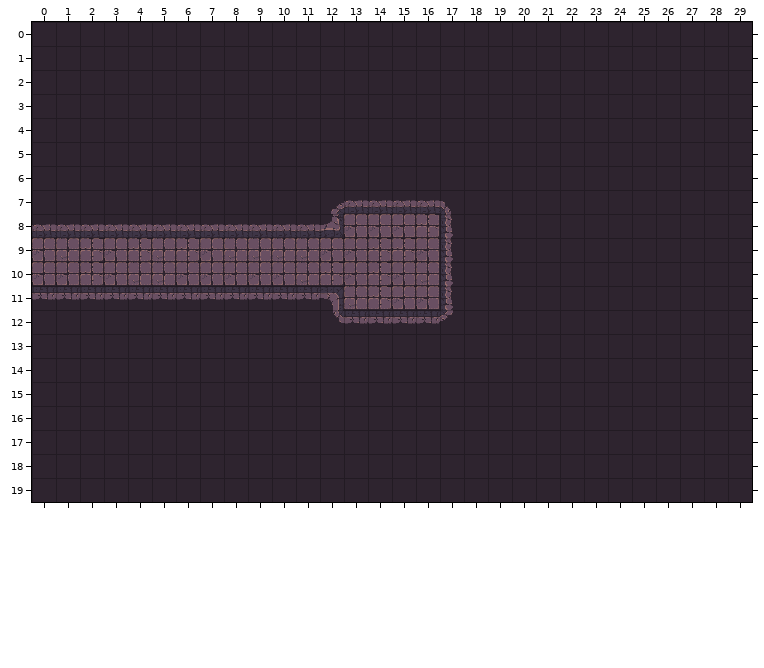
An edit to a level. Tiled map, assets/maps/Dungeon/Hall/MapxxxL.tmx. Above is the file before it was changed.
Cells are 32x32 px. Shown: x 0..29, y 0..19.
And afterwards:
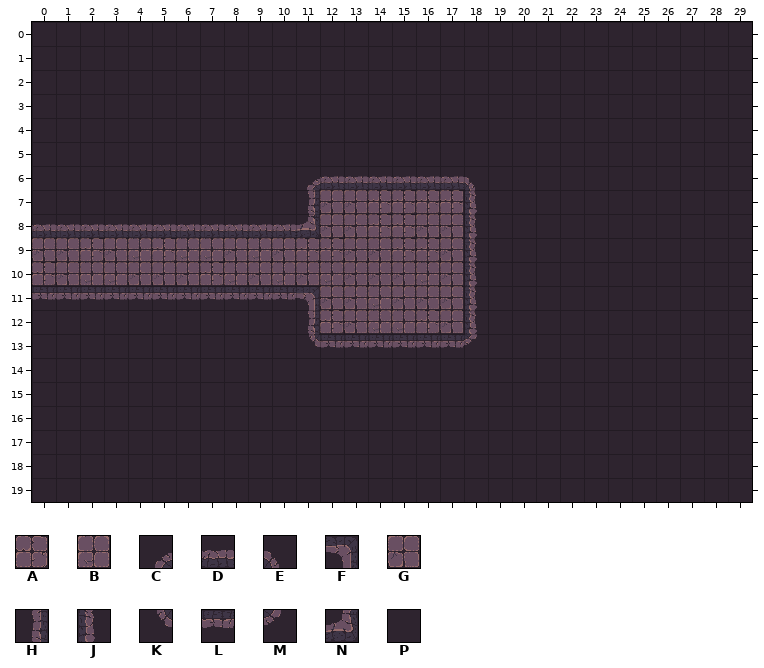
Key: from "Dungeon Crawler Tileset": A 0, B 1, C 2, D 3, E 4, F 8, G 10, H 12, J 14, K 22, L 23, M 24, N 38, P 57.
_ is an empty cell.
Tiles replaced or removed in this view: A, B, C, D, E, F, G, J, K, L, M, N, P.
Changes in this commit:
Changed rows in their new state; . is an unchanged cell.
Layer "Tile layer 1":
first column x 0:
 6 ...........CDDDDDDE
 7 ...........HGGAAAAJ
 8 ...........NG.AAGGJ
 9 .G..BABBG.GAA.G.AGJ
10 A.BBGG.AB.BGB.G..GJ
11 ...........FGGB..GJ
12 ...........HAGBBAGJ
13 ...........KLLLLLLM
Pixel boxes of the changes (left, top, right, bottom) in both pictures:
changed: (272, 176, 477, 348)
changed: (32, 238, 247, 285)
